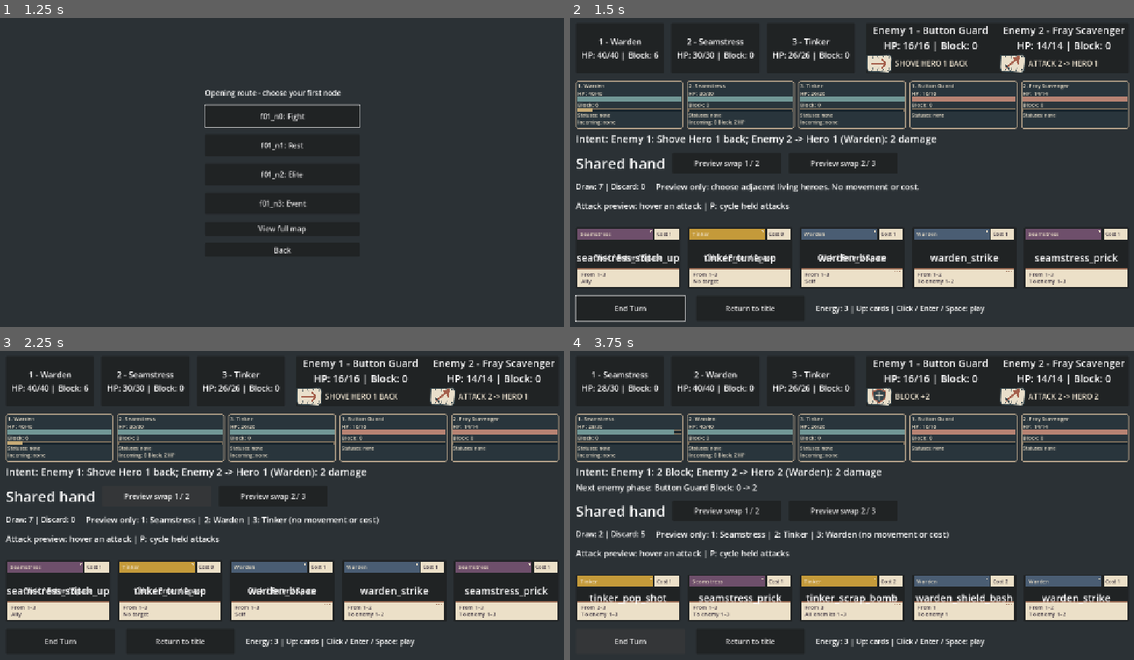
Above: before the commit, frames 1-4 (two rows, left to right).
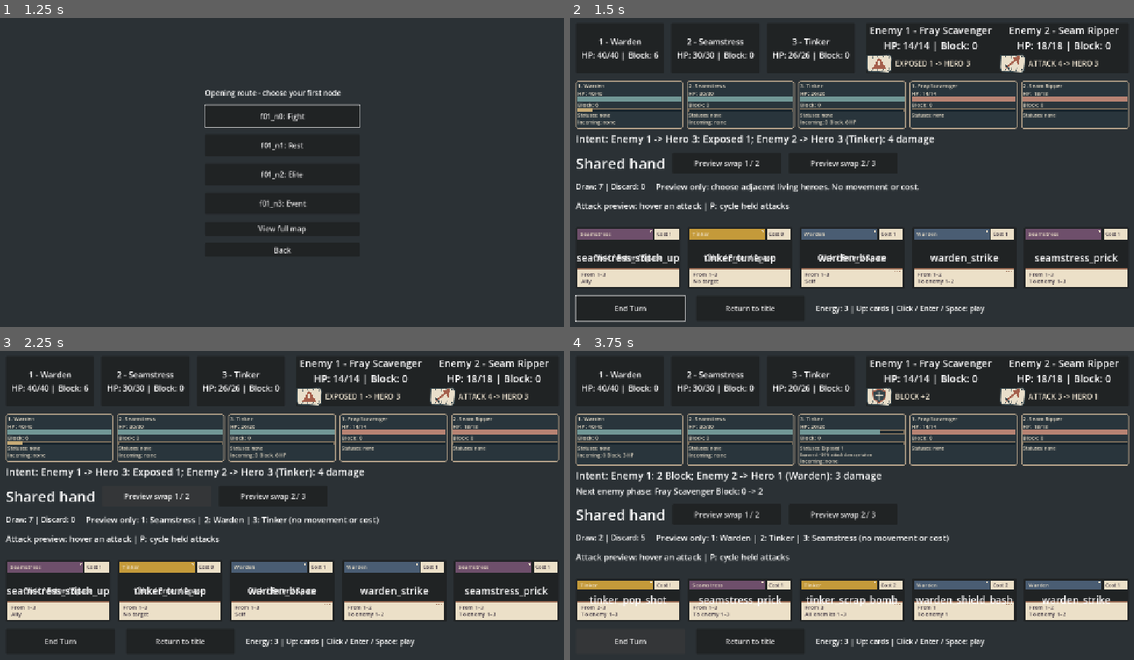
Above: after the commit, the same moments.

Repository: jcoev123-jpg/PatchworkPioneers
Game: Godot game, scene res://scenes/app.tscn
Same seed, same stepped clock (60 frames per second), same inputs: the game is played once before the commit and once after it.
Inputs:
- Up to frame 1 (1.25 s): click "Start run" at 0.5 s
- Up to frame 2 (1.5 s): click "f01_n0: Fight" at 1.25 s
- Up to frame 3 (2.25 s): click "Preview swap 1 / 2" at 2 s
- Up to frame 4 (3.75 s): click "Preview swap 2 / 3" at 2.75 s; click "End Turn" at 3.5 s

Frame 1 is identical in both runs. In frame 2, 2.0% of the frame differs, in the area x 14-99%, y 2-42%; in frame 3, 2.0%; in frame 4, 11%, in the area x 0-100%, y 2-83%.

Commit message:
Patchwork Pioneers cycle 112: Make Buttonfront Pinfall a playable routed Fight
Accepted by relay v2 (Claude final review, tests green).

Diff:
--- a/data/encounters/m03_typed_battle_pools.json
+++ b/data/encounters/m03_typed_battle_pools.json
@@ -1,5 +1,9 @@
 {
   "Fight": {
+    "buttonfront_pinfall": {
+      "schedule": "res://data/encounters/buttonfront_pinfall.json",
+      "enemy_ids": ["button_guard", "fray_scavenger"]
+    },
     "starter_attacks": {
       "schedule": "res://data/encounters/starter_attacks.json",
       "enemy_ids": [
--- a/tests/buttonfront_pinfall_encounter_test.gd
+++ b/tests/buttonfront_pinfall_encounter_test.gd
@@ -5,8 +5,7 @@
 ## slot 2 Fray Scavenger strikes that same hero for a base 4 that Exposed turns
 ## into 6. Beats 2 and 3 cycle through Block, a rear strike, a middle strike
 ## and a rear self buff.
-## Data/service only: this file never registers the encounter in the shared
-## typed pool and never wires it into live play.
+## Authored service coverage plus the shared Fight registration contract.
 
 const ENCOUNTER_PATH := "res://data/encounters/buttonfront_pinfall.json"
 const ENCOUNTER_ID := "buttonfront_pinfall"
@@ -326,25 +325,28 @@
 			and choice.get("definitions") == _expected_definitions(),
 			"the real Fight loader returns this encounter's exact authored schedule")
 
-	# The encounter is standalone: the shared typed pool does not register it,
-	# so nothing claims live availability for it yet.
+	# The live entry consumes this exact shared Fight binding.
 	_check(FileAccess.file_exists(TYPED_POOL_PATH),
 		"the shared typed battle pool file exists, so its contents can be inspected")
-	_check(not _shared_pool_registers_encounter(),
-		"this encounter stays out of the shared typed battle pool")
-
-
-## True only when the shared typed pool registers this encounter by its own ID
-## or by its schedule path. The pool is a shared catalog other lanes append to,
-## so this looks the encounter up by its own identity, never by a total.
+	_check(_shared_pool_registers_encounter(),
+		"this encounter has its singular, exact Fight registration")
+
+
+## Validate this binding and preserve named earlier entries without catalog totals.
 func _shared_pool_registers_encounter() -> bool:
 	var file := FileAccess.open(TYPED_POOL_PATH, FileAccess.READ)
 	if file == null:
 		return false
-	var parsed: Variant = JSON.parse_string(file.get_as_text())
+	var text := file.get_as_text()
+	var parsed: Variant = JSON.parse_string(text)
 	file.close()
 	if not parsed is Dictionary:
 		return false
+	_check(text.count('"' + ENCOUNTER_ID + '"') == 1,
+		"raw catalog contains exactly one encounter ID, including duplicate JSON keys")
+	_check(text.count('"' + ENCOUNTER_PATH + '"') == 1,
+		"raw catalog contains exactly one schedule binding")
+	var matches := 0
 	for kind in parsed:
 		var group = parsed[kind]
 		if not group is Dictionary:
@@ -354,8 +356,38 @@
 			if not entry is Dictionary:
 				continue
 			if encounter_id == ENCOUNTER_ID or entry.get("schedule") == ENCOUNTER_PATH:
-				return true
-	return false
+				matches += 1
+				_check(kind == "Fight" and encounter_id == ENCOUNTER_ID
+					and entry == {"schedule": ENCOUNTER_PATH,
+						"enemy_ids": ["button_guard", "fray_scavenger"]},
+					"exact Fight ID, schedule and ordered enemy binding")
+	# Named earlier bindings remain intact; additional entries are welcome.
+	var earlier := {
+		"Fight": {
+			"starter_attacks": ["ragling", "ragling_guard"],
+			"bobbin_skirmish": ["fray_scavenger", "spool_stalker"],
+			"buttonhole_holdout": ["button_guard", "seam_ripper"],
+			"guard_counterattack": ["ragling_guard", "button_guard"],
+			"double_hem_siege": ["fray_scavenger", "seam_ripper"],
+			"triple_spool_pinch": ["fray_scavenger", "button_guard", "spool_stalker"],
+			"seamshift_tripwire": ["seam_ripper", "spool_stalker", "fray_scavenger"],
+			"front_hem_pivot": ["button_guard", "fray_scavenger"],
+			"rear_spool_reversal": ["spool_stalker", "seam_ripper"],
+			"rearline_needlemark": ["fray_scavenger", "seam_ripper"],
+			"middlemark_clamp": ["spool_stalker", "seam_ripper"],
+			"backhem_pinwheel": ["fray_scavenger", "button_guard", "spool_stalker"],
+			"hemdrag_relay": ["seam_ripper", "button_guard"]},
+		"Elite": {
+			"thimble_crossfire": ["button_guard", "seam_ripper"],
+			"needle_marshal_elite": ["needle_marshal", "ragling_guard"],
+			"spool_hexer_elite": ["spool_hexer", "spool_stalker"]},
+		"Boss": {"patchwork_behemoth": ["patchwork_behemoth"]}}
+	for kind in earlier:
+		for id in earlier[kind]:
+			_check(parsed.get(kind, {}).get(id) == {
+				"schedule": "res://data/encounters/%s.json" % id,
+				"enemy_ids": earlier[kind][id]}, "earlier binding preserved: " + id)
+	return matches == 1
 
 
 ## AC1: the real typed roster bridge binds this encounter's two named enemies.
--- /dev/null
+++ b/tests/live_buttonfront_pinfall_route_test.gd
@@ -0,0 +1,155 @@
+extends "res://tests/live_seeded_opening_route_test.gd"
+## Discover by stable encounter ID, then exercise fresh mounted scenes and inputs.
+
+
+func _fixture() -> Dictionary:
+	for value in range(1, 257):
+		var rng := RandomNumberGenerator.new()
+		rng.seed = value
+		var map := RunMap.new()
+		if not map.generate(rng):
+			continue
+		for id in map.get_legal_choices():
+			if map.get_node(id).type != "Fight":
+				continue
+			if not map.choose_node(id):
+				continue
+			var choice := RunAuthoredBattleEntry.new().entry_current_battle(
+				map, rng, RunFightEncounterSelection.new())
+			if choice.get("success", false) and choice.get("encounter_id") == "buttonfront_pinfall":
+				return {"seed": value, "id": id}
+			# Each first-Fight candidate must use a fresh map and RNG stream.
+			break
+	return {}
+
+
+func _values(app) -> Array:
+	return [app.run_map.get_route(), app.run_rng.state, app.encounter_id,
+		app.party.get_heroes(), app.enemies.get_enemies(), app.deck.hand.duplicate(),
+		app.deck.draw_pile.duplicate(), app.deck.discard_pile.duplicate(),
+		app.deck.energy, app.deck.turn_active, app.enemy_intents.get_intents(),
+		app.enemy_intents._turn_index, app.battle_result.get_outcome(),
+		app.run_heroes.duplicate(true), app.run_deck.duplicate(), app.session_gold,
+		app.run_scraps, app.party_carryover.read_state(), app.act_outcome.get_state()]
+
+
+func _run() -> void:
+	root.size = Vector2i(1280, 720)
+	var fixture := _fixture()
+	_check(not fixture.is_empty(), "bounded seeds 1..256 find a legal opening Buttonfront Pinfall")
+	if fixture.is_empty():
+		_finish()
+		return
+	print("Buttonfront Pinfall discovered seed=", fixture.seed, " node=", fixture.id)
+	var replay: Array = []
+	var stale := Callable()
+	for mode in range(2):
+		var app = load("res://scenes/app.tscn").instantiate()
+		root.add_child(app)
+		await process_frame
+		app.run_seed = fixture.seed
+		await _activate(app.start_button, mode == 1)
+		_check(app.run_map != null and app.route_view != null and app.deck == null,
+			"real title input initializes chooser before any encounter")
+		if app.run_map == null or app.route_view == null:
+			app.free()
+			continue
+		_check(app.run_map.get_legal_choices().has(fixture.id)
+			and app.run_map.get_node(fixture.id).type == "Fight", "discovered Fight is legal in live map")
+		var before := _record(app)
+		if stale.is_valid():
+			stale.call()
+		_check(_record(app) == before, "old scene route callback cannot create encounter in fresh run")
+		_reject(app, "unknown", "unknown route")
+		_reject(app, "f02_n0", "future route")
+		var foreign := RunMap.new()
+		var foreign_rng := RandomNumberGenerator.new()
+		foreign_rng.seed = fixture.seed
+		_check(foreign.generate(foreign_rng), "foreign map exists")
+		_check(not app._choose_route(fixture.id, weakref(foreign)) and _record(app) == before,
+			"foreign map request cannot create encounter or consume state")
+		var action := _button(app, fixture.id)
+		if action == null:
+			app.free()
+			continue
+		action.disabled = true
+		_reject(app, fixture.id, "disabled legal route")
+		action.disabled = false
+		stale = action.pressed.get_connections()[0].callable
+		await _activate(action, mode == 1)
+		var mounted: bool = app.party != null and app.enemies != null and app.deck != null \
+			and app.enemy_intents != null and app.round_flow != null and app.battle_result != null
+		_check(mounted and app.encounter_id == "buttonfront_pinfall", "live entry actually selects Buttonfront Pinfall")
+		if not mounted:
+			app.free()
+			continue
+		_check(app.run_map.get_route() == [fixture.id] and app.battle_view.is_visible_in_tree(),
+			"actual Fight committed and battle visible")
+		_check(app.round_flow._party == app.party and app.round_flow._enemies == app.enemies
+			and app.round_flow._deck == app.deck and app.round_flow._intents == app.enemy_intents
+			and app.deck._rng == app.run_rng, "real models and single run RNG drive End Turn")
+		var enemies: Array = app.enemies.get_enemies()
+		_check(enemies.size() == 2, "two real enemies mounted")
+		if enemies.size() != 2:
+			app.free()
+			continue
+		_check(enemies[0].id == "button_guard" and enemies[0].position == 1
+			and enemies[0].name == "Button Guard" and enemies[0].hp == 16
+			and enemies[1].id == "fray_scavenger" and enemies[1].position == 2
+			and enemies[1].name == "Fray Scavenger" and enemies[1].hp == 14,
+			"authored identities, slots and HP appear in real roster")
+		var presenter = app.get_node("LiveEnemyRoster")
+		_check(presenter.enemies == app.enemies and presenter._labels.size() == 2,
+			"live roster presenter binds the actual two enemies")
+		for index in range(presenter._labels.size()):
+			_check(presenter._labels[index].is_visible_in_tree() and presenter._labels[index].text
+				== "Enemy %d - %s\nHP: %d/%d | Block: 0" % [index + 1,
+					enemies[index].name, enemies[index].hp, enemies[index].max_hp],
+				"real roster label displays exact slot, identity, HP and Block")
+		_check(app.party.get_hero(1).hp == 40 and app.party.get_hero(1).block == 6,
+			"ordinary Warden opening Block absorbs exactly the Exposed-enhanced six damage")
+		var labels := [
+			"Intent: Enemy 1 -> Hero 1: Exposed 1; Enemy 2 -> Hero 1 (Warden): 4 damage",
+			"Intent: Enemy 1: 2 Block; Enemy 2 -> Hero 3 (Tinker): 3 damage",
+			"Intent: Enemy 1 -> Hero 2 (Seamstress): 3 damage; Enemy 2: Buff +2 Block"]
+		var trace: Array = [_values(app)]
+		for turn in range(4):
+			_check(app.intent_label.is_visible_in_tree() and app.intent_label.text == labels[turn % 3],
+				"visible exact authored intent beat %d" % (turn + 1))
+			var unchanged := _values(app)
+			stale.call()
+			_check(not app._choose_route(fixture.id) and not app._choose_route("f02_n0")
+				and _values(app) == unchanged, "stale and illegal route inputs cannot alter active encounter")
+			_check(app.deck.turn_active and app.deck.energy == 3 and app.deck.hand.size() == 5
+				and not app.end_turn_button.disabled, "legal ordinary End Turn available")
+			await _activate(app.end_turn_button, mode == 1)
+			_check(app.enemy_intents._turn_index == turn + 1 and app.deck.turn_active,
+				"real End Turn advances exactly one beat and draws next hand")
+			var expected_hp := [[40, 30, 26], [40, 30, 23], [40, 27, 23], [34, 27, 23]]
+			for position in range(1, 4):
+				var hero: Dictionary = app.party.get_hero(position)
+				_check(hero.hp == expected_hp[turn][position - 1] and hero.block == 0
+					and hero.get("statuses", {}) == ({"exposed": 1} if turn % 3 == 0 and position == 1 else {}),
+					"exact live HP, Block and timed Exposed after beat %d hero %d" % [turn + 1, position])
+			_check(app.enemies.get_enemy(1).hp == 16 and app.enemies.get_enemy(2).hp == 14
+				and app.enemies.get_enemy(1).block == (0 if turn == 0 else 2)
+				and app.enemies.get_enemy(2).block == (2 if turn >= 2 else 0),
+				"exact live enemy HP and authored Block/buff results")
+			trace.append(_values(app))
+		_check(app.party.get_hero(1).hp == 34 and app.intent_label.text == labels[1],
+			"wraparound opening proves Exposed raises base four to six with no opening Block left")
+		if mode == 0:
+			replay = trace
+		else:
+			_check(trace == replay and trace.size() == 5,
+				"independent same-seed scene replays all actors, hands, RNG, intents and run ledgers")
+		app.free()
+		await process_frame
+	_finish()
+
+
+func _finish() -> void:
+	for failure in failures:
+		printerr(failure)
+	print("live_buttonfront_pinfall_route_test: ", "PASS" if failures.is_empty() else "FAIL", " (", checks, " checks)")
+	quit(0 if failures.is_empty() else 1)
--- a/tests/live_elite_patch_sewing_test.gd
+++ b/tests/live_elite_patch_sewing_test.gd
@@ -27,6 +27,30 @@
 	_check(_complete_state() == before, message + ": complete run/wardrobe unchanged")
 
 
+func _coat_multi_fixture() -> Dictionary:
+	var first_seed := 1
+	for attempt in range(32):
+		var fixture := _multi_fixture(first_seed)
+		if fixture.is_empty() or not await _routed_win(fixture, false):
+			return {}
+		await _click(app.reward_buttons[0])
+		await _click(app.continue_button)
+		var path: Array = fixture.paths[0].duplicate()
+		var elite: String = path.pop_back()
+		await _visit_path(path, false)
+		await _click(_route_action(elite))
+		for enemy in app.enemies.get_enemies():
+			_check(app.enemies.apply_damage(enemy.position, 9999), "discover coat using real Elite roster")
+		app._observe_battle_result()
+		await _frames()
+		var found: bool = app.fight_reward_trinket == "quilted_coat"
+		await _click(app.return_button)
+		if found:
+			return fixture
+		first_seed = fixture.seed + 1
+	return {}
+
+
 func _run() -> void:
 	root.size = Vector2i(1280, 720)
 	app = load("res://scenes/app.tscn").instantiate()
@@ -34,7 +58,7 @@
 	await _frames()
 	presenter = app.get_node("LiveAttackPreview")
 	sewing = app.get_node("LiveElitePatchSewing")
-	var fixture := _multi_fixture()
+	var fixture := await _coat_multi_fixture()
 	_check(not fixture.is_empty(), "real seeded route reaches two Elites and Shop")
 	if fixture.is_empty():
 		await _finish_sewing()
--- a/tests/live_elite_reward_continuation_test.gd
+++ b/tests/live_elite_reward_continuation_test.gd
@@ -2,12 +2,13 @@
 ## Mounted opening Fight -> two Elites -> Shop; exact drops, rejection and replay.
 
 
-func _multi_fixture() -> Dictionary:
-	for value in range(1, 3000):
+func _multi_fixture(first_seed: int = 1) -> Dictionary:
+	for value in range(first_seed, 3000):
 		var rng := RandomNumberGenerator.new()
 		rng.seed = value
 		var map := RunMap.new()
 		map.generate(rng)
+		var opening_rng := rng.state
 		for id in map.get_legal_choices():
 			if map.get_node(id).type != "Fight":
 				continue
@@ -17,6 +18,7 @@
 			var third := _path_to(map, second.back(), "Elite")
 			if third.is_empty() or _path_to(map, third.back(), "Shop").is_empty():
 				continue
+			rng.state = opening_rng
 			map.choose_node(id)
 			var selected := RunAuthoredBattleEntry.new().entry_current_battle(map, rng, RunFightEncounterSelection.new())
 			if selected.get("encounter_id") == "starter_attacks":
--- a/tests/live_legal_starter_fight_test.gd
+++ b/tests/live_legal_starter_fight_test.gd
@@ -214,7 +214,7 @@
 
 func _choose(id: String, keyboard: bool) -> bool:
 	if keyboard:
-		for attempt in range(6):
+		for attempt in range(maxi(6, app.hand_view.get_child_count())):
 			await _key(KEY_P)
 			if presenter._card_id(presenter._armed) == id:
 				break
--- a/tests/live_map_patch_summary_test.gd
+++ b/tests/live_map_patch_summary_test.gd
@@ -123,27 +123,24 @@
 	_assert_summary()
 
 
-## Seed 271's genuine Fight -> Shop -> Rest graph generates the authored
-## quilted_coat trinket in its seeded Shop stock (asserted in `_run`).
+## Discover genuine seeded stock through the mounted route, without pinning a seed.
 func _coat_fixture() -> Dictionary:
-	var rng := RandomNumberGenerator.new()
-	rng.seed = 271
-	var map := RunMap.new()
-	map.generate(rng)
-	for fight in map.get_legal_choices():
-		if map.get_node(fight).type != "Fight":
-			continue
-		for shop in map.get_node(fight).outgoing:
-			if map.get_node(shop).type != "Shop":
-				continue
-			for next in map.get_node(shop).outgoing:
-				if map.get_node(next).type != "Rest":
-					continue
-				map.choose_node(fight)
-				var selected := RunAuthoredBattleEntry.new().entry_current_battle(
-					map, rng, RunFightEncounterSelection.new())
-				if selected.get("encounter_id") == "starter_attacks":
-					return {"seed": 271, "fight": fight, "shop": shop, "next": next}
+	var first_seed := 1
+	for attempt in range(32):
+		var fixture := _continuation_fixture("Rest", first_seed)
+		if fixture.is_empty() or not await _routed_win(fixture, true):
+			return {}
+		await _click(app.reward_buttons[3])
+		await _click(app.continue_button)
+		app.session_gold = 400
+		await _click(_route_action(fixture.shop))
+		var found := false
+		for offer in app.shop_purchases.get_stock().trinkets:
+			found = found or offer.id == "quilted_coat"
+		await _click(app.shop_back_button)
+		if found:
+			return fixture
+		first_seed = fixture.seed + 1
 	return {}
 
 
@@ -171,7 +168,16 @@
 				app.session_gold = 400 # Funding only; stock, sewing and route are real.
 				await _activate_summary(_route_action(fixture.shop), keyboard)
 				_check(app.shop_patch_offers.item_count > 0 and not app.shop_patch_buy_button.disabled, "real Shop offers affordable patch")
-				var id: String = app.shop_patch_offers.get_item_metadata(0)
+				var slot_only := -1
+				for index in range(app.shop_patch_offers.item_count):
+					if app.shop_patch_offers.get_item_metadata(index) in ["stitched_badge", "spare_spool"]:
+						slot_only = index
+				_check(slot_only >= 0, "real stock contains a slot-only patch")
+				if slot_only < 0:
+					break
+				app.shop_patch_offers.select(slot_only)
+				app.shop_patch_offers.item_selected.emit(slot_only)
+				var id: String = app.shop_patch_offers.get_item_metadata(slot_only)
 				app.shop_patch_heroes.select(2)
 				app.shop_patch_heroes.item_selected.emit(2)
 				await _activate_summary(app.shop_patch_buy_button, keyboard)
@@ -212,7 +218,7 @@
 				await _activate_summary(app.route_back_button, keyboard)
 				_check(randi() == global_next, "readout and continuation consume no global RNG")
 	# Real seeded stock that genuinely offers the authored coat patch.
-	var coat_fixture := _coat_fixture()
+	var coat_fixture := await _coat_fixture()
 	_check(not coat_fixture.is_empty(), "seeded real graph supports a coat-patch Shop")
 	if not coat_fixture.is_empty():
 		seed(108108)
--- a/tests/live_rest_route_entry_test.gd
+++ b/tests/live_rest_route_entry_test.gd
@@ -8,6 +8,7 @@
 		rng.seed = value
 		var map := RunMap.new()
 		map.generate(rng)
+		var opening_rng := rng.state
 		for id in map.get_legal_choices():
 			if map.get_node(id).type != "Fight":
 				continue
@@ -17,10 +18,12 @@
 				rest = rest or map.get_node(next).type == "Rest"
 				unsupported = unsupported or map.get_node(next).type not in ["Rest", "Shop", "Event", "Treasure"]
 			if rest and unsupported:
+				rng.state = opening_rng
 				map.choose_node(id)
 				var selected := RunAuthoredBattleEntry.new().entry_current_battle(map, rng, RunFightEncounterSelection.new())
 				if selected.get("encounter_id") == "starter_attacks":
 					return {"seed": value, "fight": id}
+				map.undo_choice(id, [])
 	return {}
 
 
@@ -95,6 +98,8 @@
 	app._continue_to_rest_route(null, weakref(app.run_map), null)
 	_check(_persistent() == before and app.route_view == null, "active combat cannot continue or heal")
 	for turn in range(20):
+		if app._battle_closed:
+			break
 		if capped_survivor:
 			_check(app.party.heal(2, 999), "fixture tops up living survivor before final card inputs")
 			app.party._heroes[1].statuses = {"exposed": 2}
@@ -102,6 +107,10 @@
 			var id := ""
 			var target := 0
 			for held in app.deck.hand:
+				# This recovery fixture needs its capped/status witness at the
+				# final card action, before an owner-turn tick can change it.
+				if capped_survivor and catalog.get_definition(held).effects.has("bleed"):
+					continue
 				var preview := CombatAttackTargeting.new().get_preview(app.deck, app.party, app.enemies, held)
 				if preview.playable and preview.requires_selection:
 					id = held
--- a/tests/live_rest_upgrade_choice_test.gd
+++ b/tests/live_rest_upgrade_choice_test.gd
@@ -8,6 +8,7 @@
 		rng.seed = value
 		var map := RunMap.new()
 		map.generate(rng)
+		var opening_rng := rng.state
 		for fight in map.get_legal_choices():
 			if map.get_node(fight).type != "Fight":
 				continue
@@ -18,6 +19,7 @@
 					if map.get_node(next).type != "Fight":
 						continue
 					var selector := RunFightEncounterSelection.new()
+					rng.state = opening_rng
 					map.choose_node(fight)
 					var selected := RunAuthoredBattleEntry.new().entry_current_battle(map, rng, selector)
 					map.undo_choice(fight, [])
@@ -239,7 +241,7 @@
 			var enemy: Dictionary = app.enemies.get_enemy(target)
 			_check(app.party.get_hero(1).get("statuses", {}).is_empty() and enemy.get("statuses", {}).is_empty(), "seven-damage base case has no modifiers")
 			if await _choose("warden_strike_plus", session == 1):
-				await _key(KEY_1 if target == 1 else KEY_2)
+				await _key([KEY_1, KEY_2, KEY_3][target - 1])
 			var expected_hand: Array = combat.hand.duplicate()
 			expected_hand.erase("warden_strike_plus")
 			_check(presenter.last_event.ok and presenter.last_event.hits[0].damage == 7,
--- a/tests/live_routed_fight_rewards_test.gd
+++ b/tests/live_routed_fight_rewards_test.gd
@@ -13,7 +13,10 @@
 
 
 func _click(control: Control) -> void:
+	var was_active: bool = app.battle_result != null and not app._battle_closed
+	var rng_before: int = app.run_rng.state if was_active else 0
 	await super._click(control)
+	_capture_reward_oracle(was_active, rng_before)
 	if not active_checked and app.battle_result != null and not app._battle_closed:
 		active_checked = true
 		var before := _persistent()
@@ -34,6 +37,10 @@
 	if was_active:
 		rng_before = app.run_rng.state
 	await super._key(code)
+	_capture_reward_oracle(was_active, rng_before)
+
+
+func _capture_reward_oracle(was_active: bool, rng_before: int) -> void:
 	if was_active and app._battle_closed and app.battle_result.get_outcome() == CombatBattleResult.VICTORY:
 		var oracle := RandomNumberGenerator.new()
 		oracle.seed = app.run_rng.seed
--- a/tests/live_shop_continuation_test.gd
+++ b/tests/live_shop_continuation_test.gd
@@ -2,12 +2,13 @@
 ## Real seeded Fight -> reward -> Shop -> connected noncombat visit.
 
 
-func _continuation_fixture(kind: String) -> Dictionary:
-	for value in range(1, 1000):
+func _continuation_fixture(kind: String, first_seed: int = 1) -> Dictionary:
+	for value in range(first_seed, 1000):
 		var rng := RandomNumberGenerator.new()
 		rng.seed = value
 		var map := RunMap.new()
 		map.generate(rng)
+		var opening_rng := rng.state
 		for fight in map.get_legal_choices():
 			if map.get_node(fight).type != "Fight":
 				continue
@@ -17,10 +18,12 @@
 				for next in map.get_node(shop).outgoing:
 					if map.get_node(next).type != kind:
 						continue
+					rng.state = opening_rng
 					map.choose_node(fight)
 					var selected := RunAuthoredBattleEntry.new().entry_current_battle(map, rng, RunFightEncounterSelection.new())
 					if selected.get("encounter_id") == "starter_attacks":
 						return {"seed": value, "fight": fight, "shop": shop, "next": next}
+					map.undo_choice(fight, [])
 	return {}
 
 
--- a/tests/live_shop_patch_sewing_test.gd
+++ b/tests/live_shop_patch_sewing_test.gd
@@ -715,10 +715,12 @@
 			for hero in app.party.get_heroes():
 				_check(hero.block == 0, "normal next-turn reset removes all opening Block")
 			trace.append(_badge_flow_state(live))
-			await _settle_battle(keyboard, wearer + 1)
+			var badge_owner: String = persistent[0][wearer].id
+			var current_wearer: Dictionary = app.party.get_heroes().filter(func(hero): return hero.id == badge_owner)[0]
+			await _settle_battle(keyboard, current_wearer.position)
 			await _activate(app.continue_button, keyboard)
 			await _reach(fixture.paths[2], keyboard)
-			var down: Dictionary = app.party.get_hero(wearer + 1)
+			var down: Dictionary = app.party.get_heroes().filter(func(hero): return hero.id == badge_owner)[0]
 			_check(down.hp == 0 and down.block == 0
 				and wardrobe.get_snapshot().worn[down.id].HEAD == "stitched_badge",
 				"next mounted Fight grants zero to genuinely downed inactive Badge wearer")
Not shown, added: tests/live_buttonfront_pinfall_route_test.gd.uid
